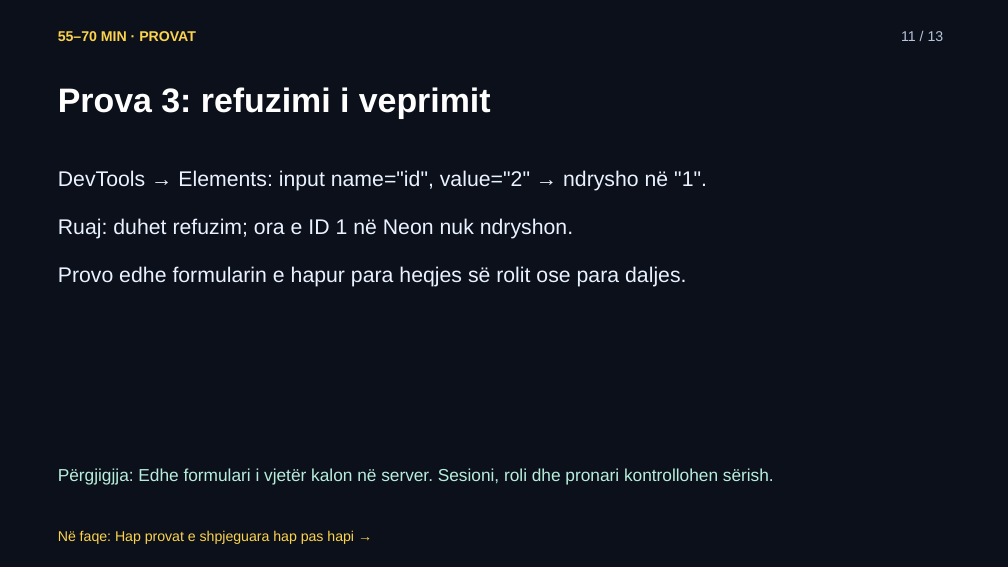
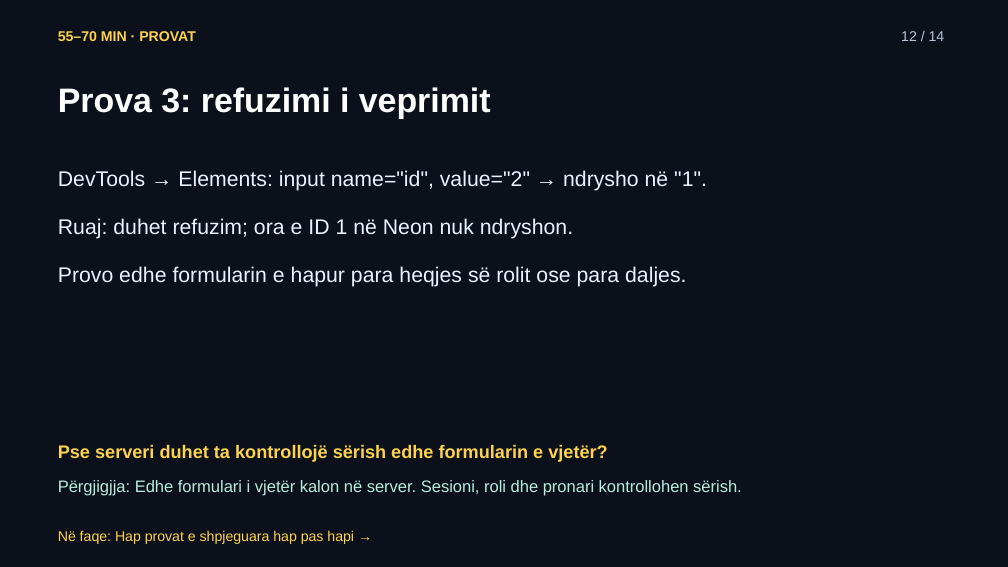
Before and after one commit to arbenl/arbenl.github.io, a slide deck: slide 12 of lendet/2026-2027/mobile/lectures/ushtrimet-05-hyrja-lejet-rideshare-2026.pptx (slide 11 before the commit). Drawn at 1008x567 pixels with LibreOffice and Linux fonts; fonts in the diff are those of the drawing. Boxes give left, top, right and bottom in pixels: in the first picture for what was removed or moved away, otherwise in the second. Text is boxed around its words. In the diff, an @@ line names an element or a change of style, - is before the commit and + after.

```diff
--- a/lendet/2026-2027/mobile/lectures/ushtrimet-05-hyrja-lejet-rideshare-2026.pptx
+++ b/lendet/2026-2027/mobile/lectures/ushtrimet-05-hyrja-lejet-rideshare-2026.pptx
@@ text at <box>901,31,945,41</box>: text changed @@
-11 / 13
+12 / 14
@@ text added at <box>58,445,607,462</box>, 17.2 pt, text #FCD34D, bold @@
+Pse serveri duhet ta kontrollojë sërish edhe formularin e vjetër?
@@ text "Përgjigjja: Edhe formulari i vjetër ...": place and size @@
-text "Përgjigjja: Edhe formulari i vjetër ..." at <box>58,468,774,485</box>
+text "Përgjigjja: Edhe formulari i vjetër ..." at <box>58,480,742,496</box>
@@ text "Përgjigjja: Edhe formulari i vjetër ..." at <box>58,480,742,496</box>: size 16.5 to 15.8 pt @@
```
Also in this commit, not shown: 12 other slides changed, 1 slide added, 18 other files.
